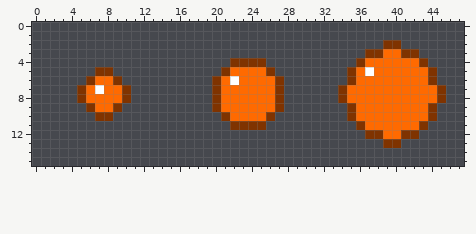
Two versions of one pixel-art sprite, images/Battle/magic ball.png. The picture above was drawn from the file before the commit.
The file is 48x16 pixels. Pixels under 10% opacity are left out.
The same view after the edit:
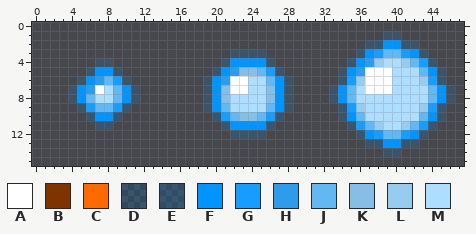
Palette (. is transparent): A #ffffff  B #7f3300  C #ff6a00  D #0094ff26  E #0094ff30  F #0094ff  G #179dff  H #2e9ceb  J #63b7f3  K #87bee5  L #97cbf0  M #adddff
From old to new:
@@ x 0..47 @@
  0 ................................................
- 1 ................................................
- 2 .......................................BB.......
- 3 .....................................BBCCBB.....
- 4 ......................BBBB..........BCCCCCCB....
- 5 .......BB............BCCCCB........BCACCCCCCB...
- 6 ......BCCB..........BCACCCCB.......BCCCCCCCCB...
- 7 .....BCACCB.........BCCCCCCB......BCCCCCCCCCCB..
- 8 .....BCCCCB.........BCCCCCCB......BCCCCCCCCCCB..
- 9 ......BCCB..........BCCCCCCB.......BCCCCCCCCB...
-10 .......BB............BCCCCB........BCCCCCCCCB...
-11 ......................BBBB..........BCCCCCCB....
-12 .....................................BBCCBB.....
-13 .......................................BB.......
-14 ................................................
+ 1 .......................................DD.......
+ 2 .....................................DEFFED.....
+ 3 ......................DDDD..........EFGJJGFE....
+ 4 .......DD............EFFFFE........EFHLMMLJGE...
+ 5 ......EFFE..........EFHKKJGE......DFHAAAMMMJFD..
+ 6 .....EFHJGE........DFHAAMMJFD.....EGLAAAMMMLGE..
+ 7 ....DFHAMJFD.......DFKAAMMKFD....DFJMAAAMMMMJFD.
+ 8 ....DFJMMJFD.......DFKMMMMKFD....DFJMMMMMMMMJFD.
+ 9 .....EGJJGE........DFJMMMMJFD.....EGLMMMMMMLGE..
+10 ......EFFE..........EGJKKJGE......DFJMMMMMMJFD..
+11 .......DD............EFFFFE........EGJLMMLJGE...
+12 ......................DDDD..........EFGJJGFE....
+13 .....................................DEFFED.....
+14 .......................................DD.......
 15 ................................................
